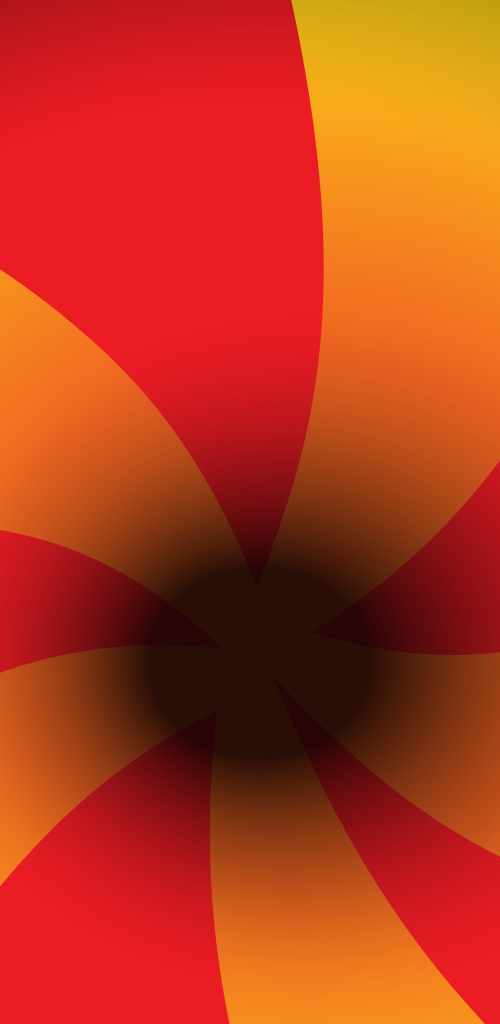
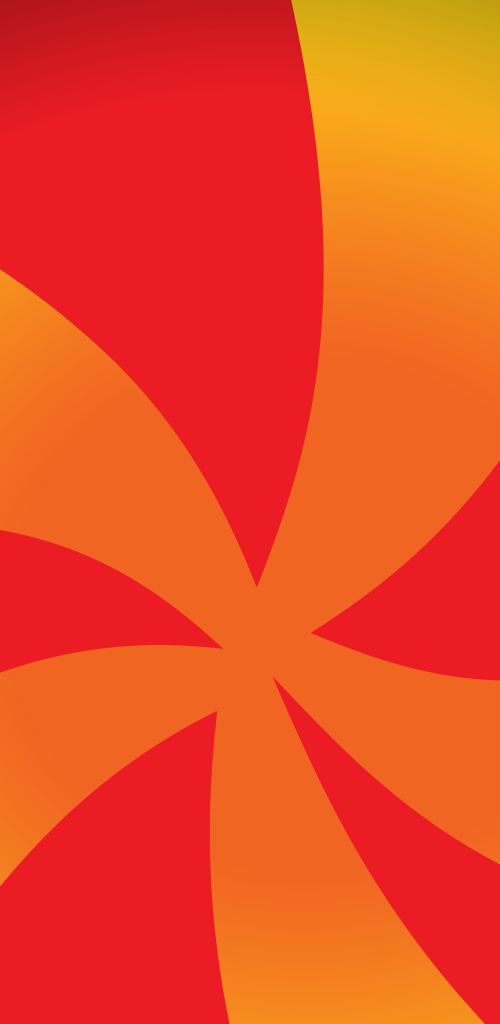
Revision of a layered 500×1024 image; what changed, layer by layer:
painted on "Vector Smart Object" over [0,319,500,988]
